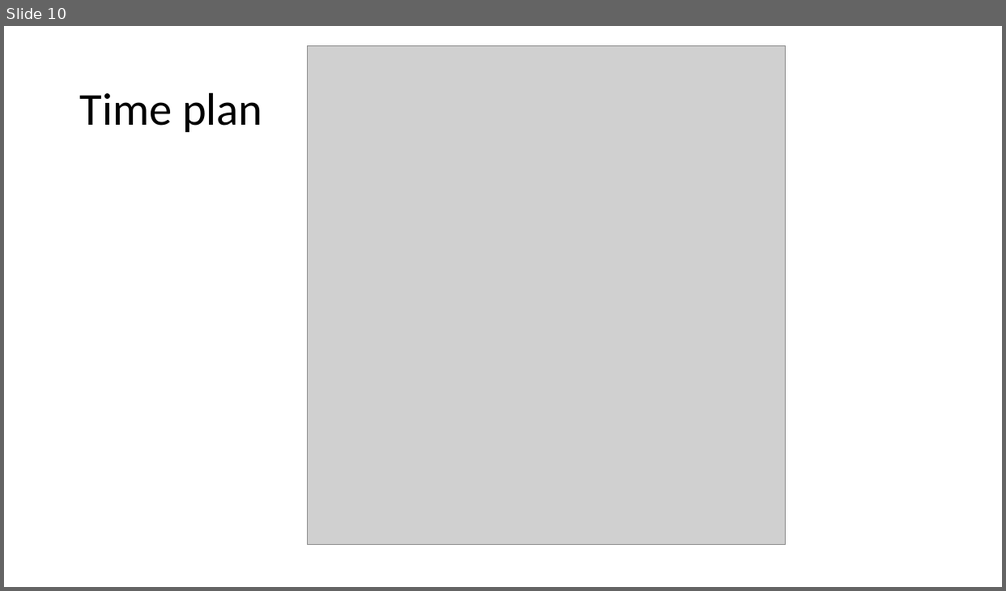
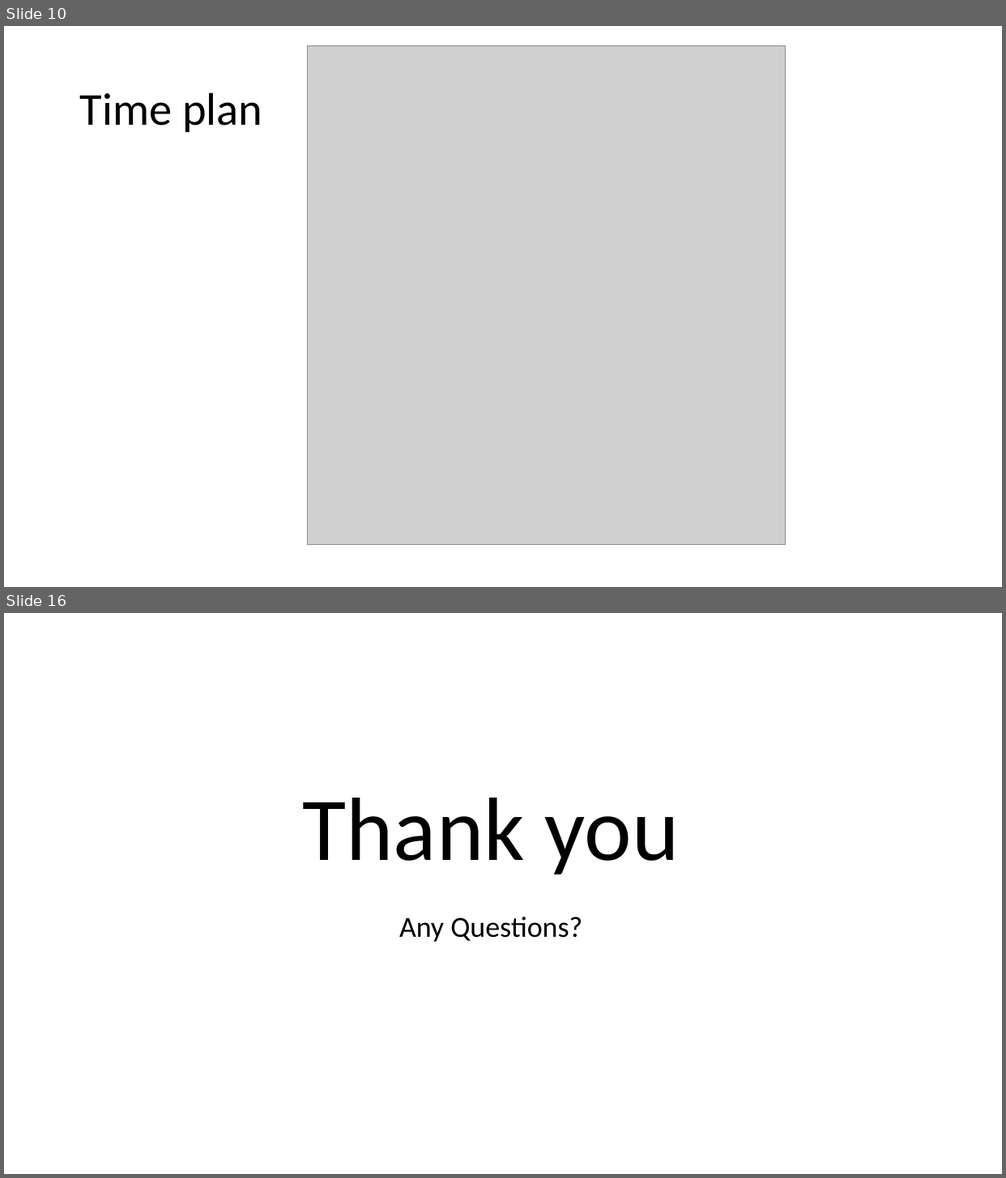
Before and after one commit to PROJ515/PROJ515-documentation, a slide deck: IP and exec plan presentation/IP-execc-plan-presentation.pptx. Shown one above the other, each under a label of ours: slide 10 before the commit, slides 10 and 16 after it; the slides between them are not shown. The pictures are 1006x591 and 1006x1178 pixels, drawn with LibreOffice and Linux fonts; fonts in the diff are those of the drawing; grey boxes stand for pictures. Boxes give left, top, right and bottom in pixels: in the first picture for what was removed or moved away, otherwise in the second. Text is boxed around its words. In the diff, an @@ line names an element or a change of style, - is before the commit and + after.

```diff
--- a/IP and exec plan presentation/IP-execc-plan-presentation.pptx
+++ b/IP and exec plan presentation/IP-execc-plan-presentation.pptx
@@ slide 16 added at [4, 613, 1002, 1174], background #FFFFFF @@
@@ title added at [303, 798, 680, 875], 86.4 pt, text #000000 @@
+Thank you
@@ text added at [399, 917, 582, 942], 28 pt, text #000000 @@
+Any Questions?
```
Also in this commit, not shown: 5 other slides added, 1 slide removed, 5 other files.
